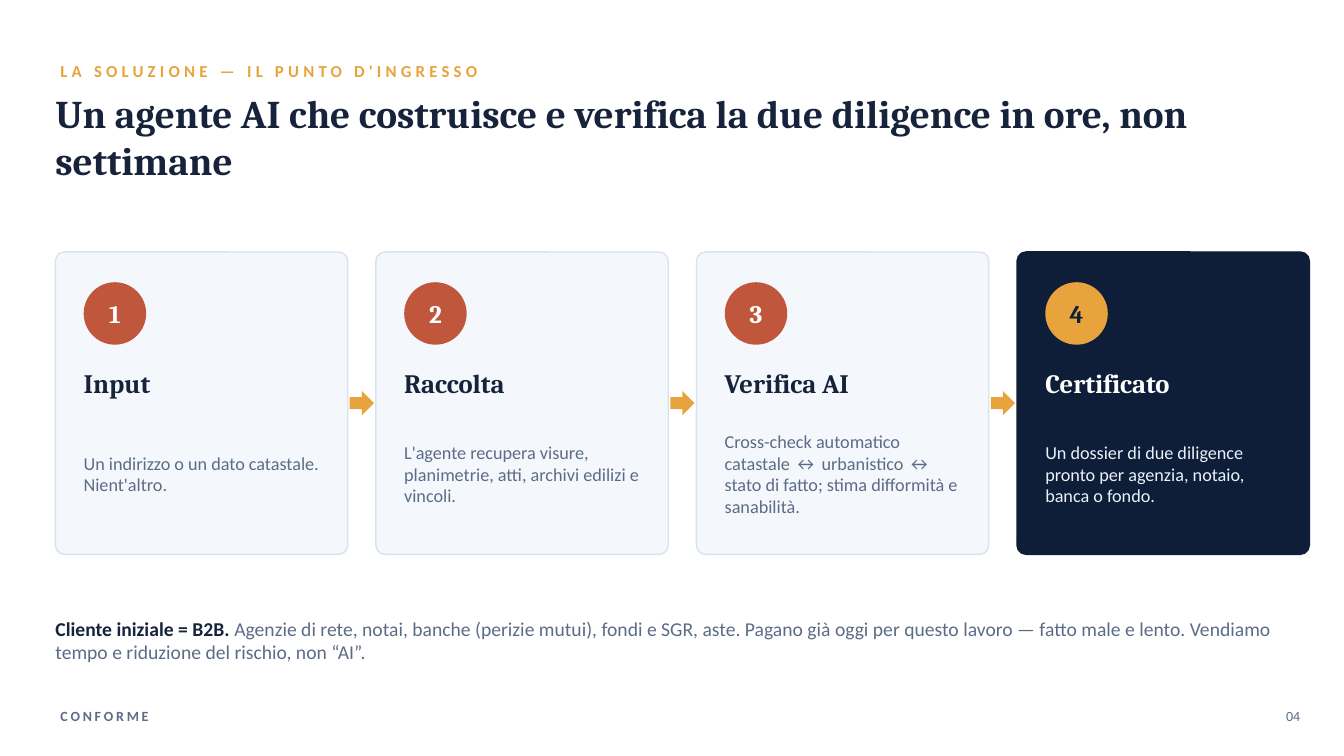
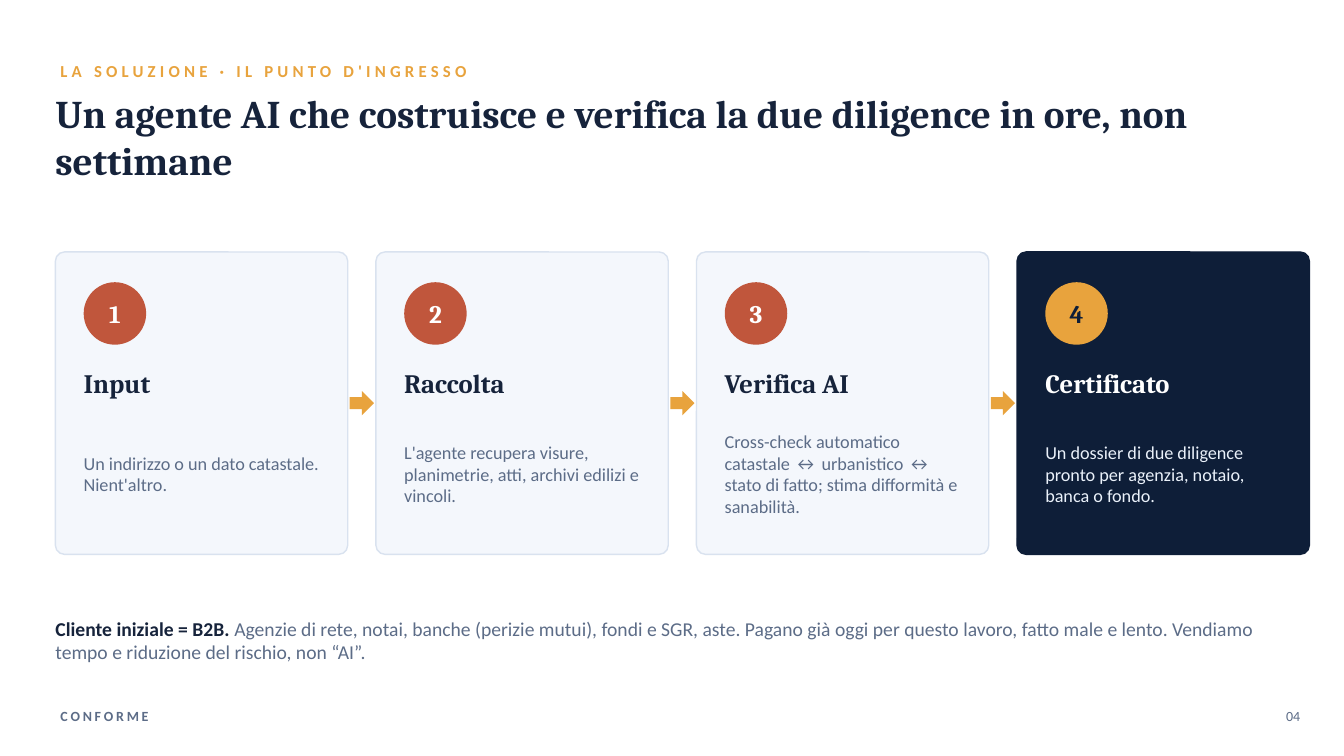
Before and after one commit to lucamartino-dev/Luca, a slide deck: slide 4 of proptech-deck/Conforme_Pitch.pptx. Drawn at 1344x756 pixels with LibreOffice and Linux fonts; fonts in the diff are those of the drawing. Boxes give left, top, right and bottom in pixels: in the first picture for what was removed or moved away, otherwise in the second. Text is boxed around its words. In the diff, an @@ line names an element or a change of style, - is before the commit and + after.

```diff
--- a/proptech-deck/Conforme_Pitch.pptx
+++ b/proptech-deck/Conforme_Pitch.pptx
@@ text at bbox=[60, 65, 466, 77]: text changed @@
-LA SOLUZIONE — IL PUNTO D'INGRESSO
+LA SOLUZIONE · IL PUNTO D'INGRESSO
@@ text at bbox=[55, 622, 1252, 662]: text changed @@
-Cliente iniziale = B2B. Agenzie di rete, notai, banche (perizie mutui), fondi e SGR, aste. Pagano già oggi per questo lavoro — fatto male e lento. Vendiamo tempo e riduzione del rischio, non “AI”.
+Cliente iniziale = B2B. Agenzie di rete, notai, banche (perizie mutui), fondi e SGR, aste. Pagano già oggi per questo lavoro, fatto male e lento. Vendiamo tempo e riduzione del rischio, non “AI”.
```
Also in this commit, not shown: 8 other slides changed, 3 slides added, 4 other files.
